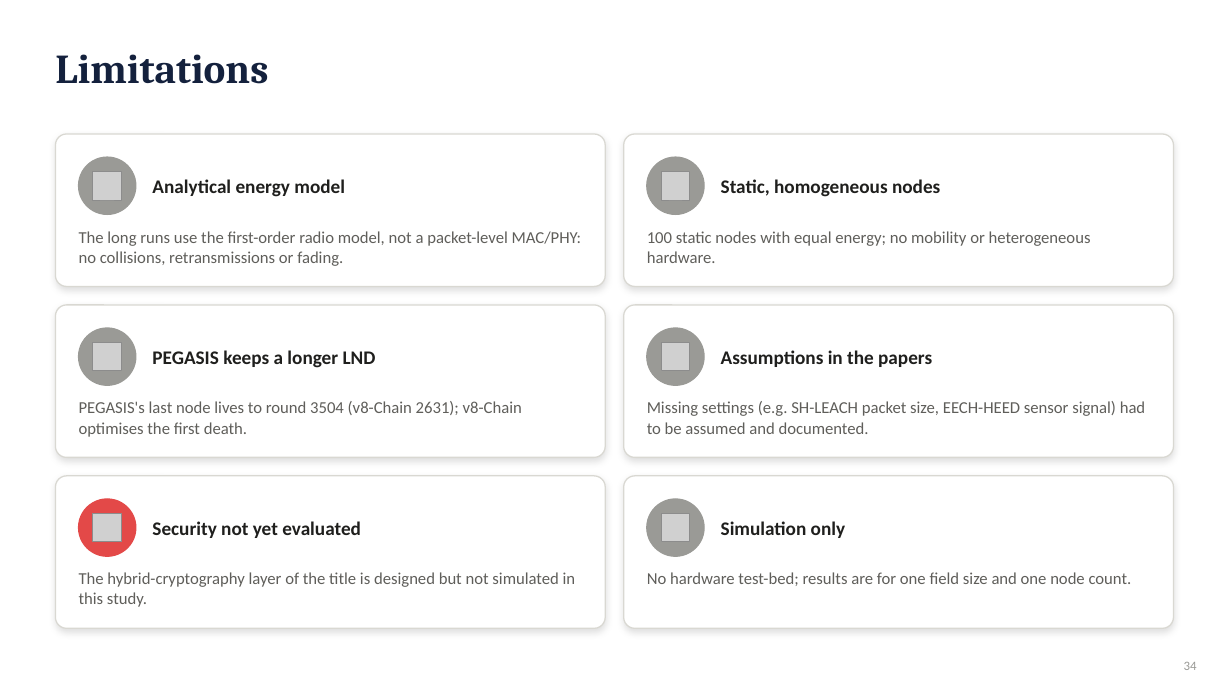
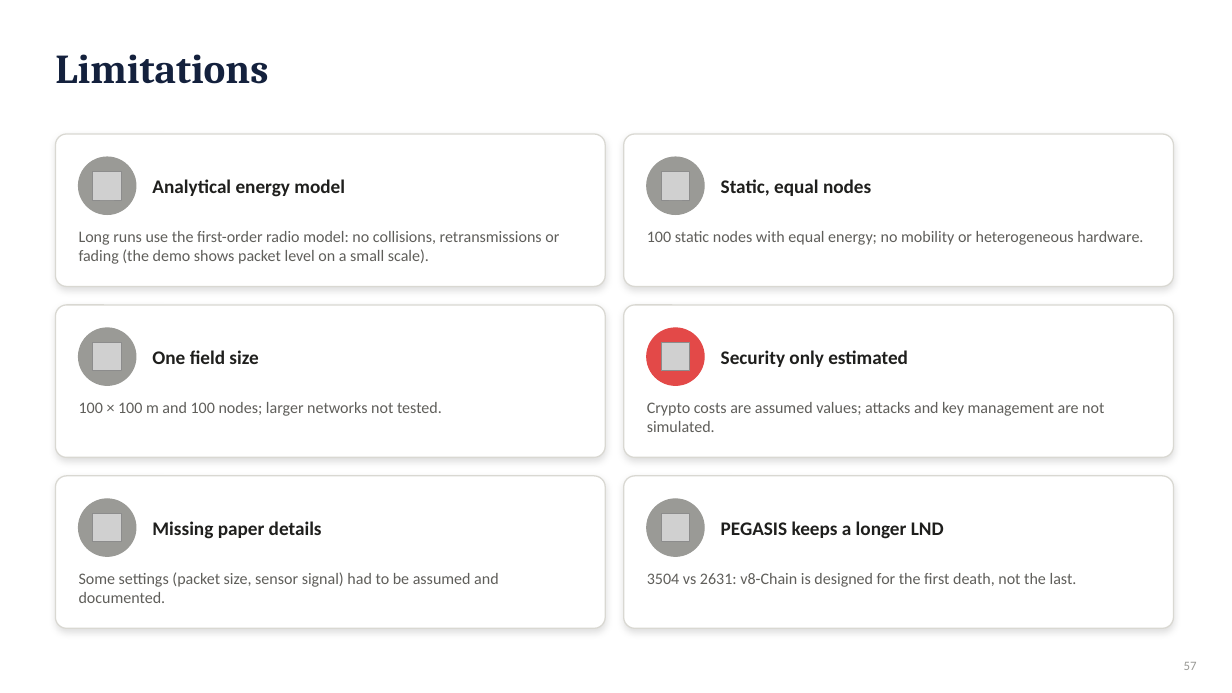
Before and after one commit to RahmaOshba/Routing-Protocols, a slide deck: slide 57 of thesis-final/Thesis_Defense_v8-Chain.pptx (slide 34 before the commit). Drawn at 1232x693 pixels with LibreOffice and Linux fonts; fonts in the diff are those of the drawing; grey boxes stand for pictures. Boxes give left, top, right and bottom in pixels: in the first picture for what was removed or moved away, otherwise in the second. Text is boxed around its words. In the diff, an @@ line names an element or a change of style, - is before the commit and + after.

```diff
--- a/thesis-final/Thesis_Defense_v8-Chain.pptx
+++ b/thesis-final/Thesis_Defense_v8-Chain.pptx
@@ text at (721, 179, 871, 196): text changed @@
-Static, homogeneous nodes
+Static, equal nodes
@@ text at (79, 231, 559, 264): text changed; size 13 to 12.5 pt @@
-The long runs use the first-order radio model, not a packet-level MAC/PHY: no collisions, retransmissions or fading.
+Long runs use the first-order radio model: no collisions, retransmissions or fading (the demo shows packet level on a small scale).
@@ text "100 static nodes with equal ..." at (647, 231, 1143, 245): size 13 to 12.5 pt @@
@@ ellipse at (647, 328, 704, 385): fill #9A9A96 to #E34948; outline #9A9A96 1 pt to #E34948 1 pt @@
@@ text at (152, 350, 258, 364): text changed @@
-PEGASIS keeps a longer LND
+One field size
@@ text at (721, 350, 908, 367): text changed @@
-Assumptions in the papers
+Security only estimated
@@ text at (79, 402, 442, 416): text changed; size 13 to 12.5 pt @@
-PEGASIS's last node lives to round 3504 (v8-Chain 2631); v8-Chain optimises the first death.
+100 × 100 m and 100 nodes; larger networks not tested.
@@ text at (647, 402, 1104, 432): text changed; size 13 to 12.5 pt @@
-Missing settings (e.g. SH-LEACH packet size, EECH-HEED sensor signal) had to be assumed and documented.
+Crypto costs are assumed values; attacks and key management are not simulated.
@@ ellipse at (79, 499, 136, 556): fill #E34948 to #9A9A96; outline #E34948 1 pt to #9A9A96 1 pt @@
@@ text at (152, 521, 322, 539): text changed @@
-Security not yet evaluated
+Missing paper details
@@ text at (721, 521, 944, 539): text changed @@
-Simulation only
+PEGASIS keeps a longer LND
@@ text at (79, 572, 498, 603): text changed; size 13 to 12.5 pt @@
-The hybrid-cryptography layer of the title is designed but not simulated in this study.
+Some settings (packet size, sensor signal) had to be assumed and documented.
@@ text at (647, 573, 1077, 587): text changed; size 13 to 12.5 pt @@
-No hardware test-bed; results are for one field size and one node count.
+3504 vs 2631: v8-Chain is designed for the first death, not the last.
@@ text at (1184, 662, 1197, 670): text changed @@
-34
+57
```
Also in this commit, not shown: 20 other slides changed, 40 slides added, 18 slides removed, 44 other files.
